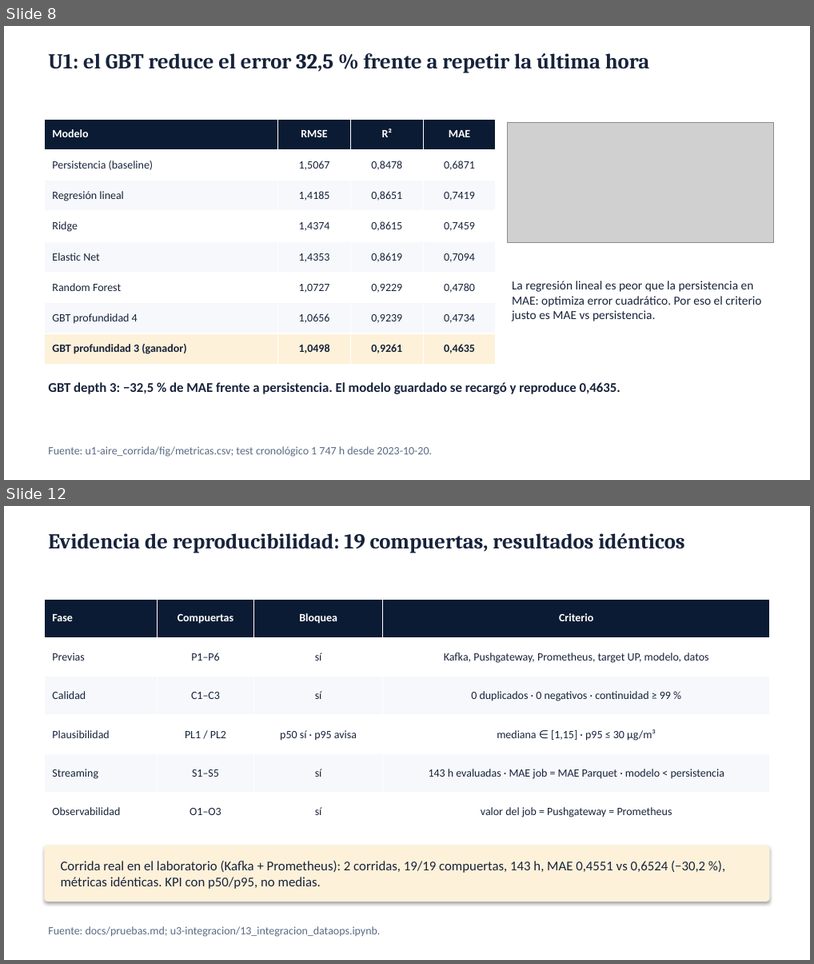
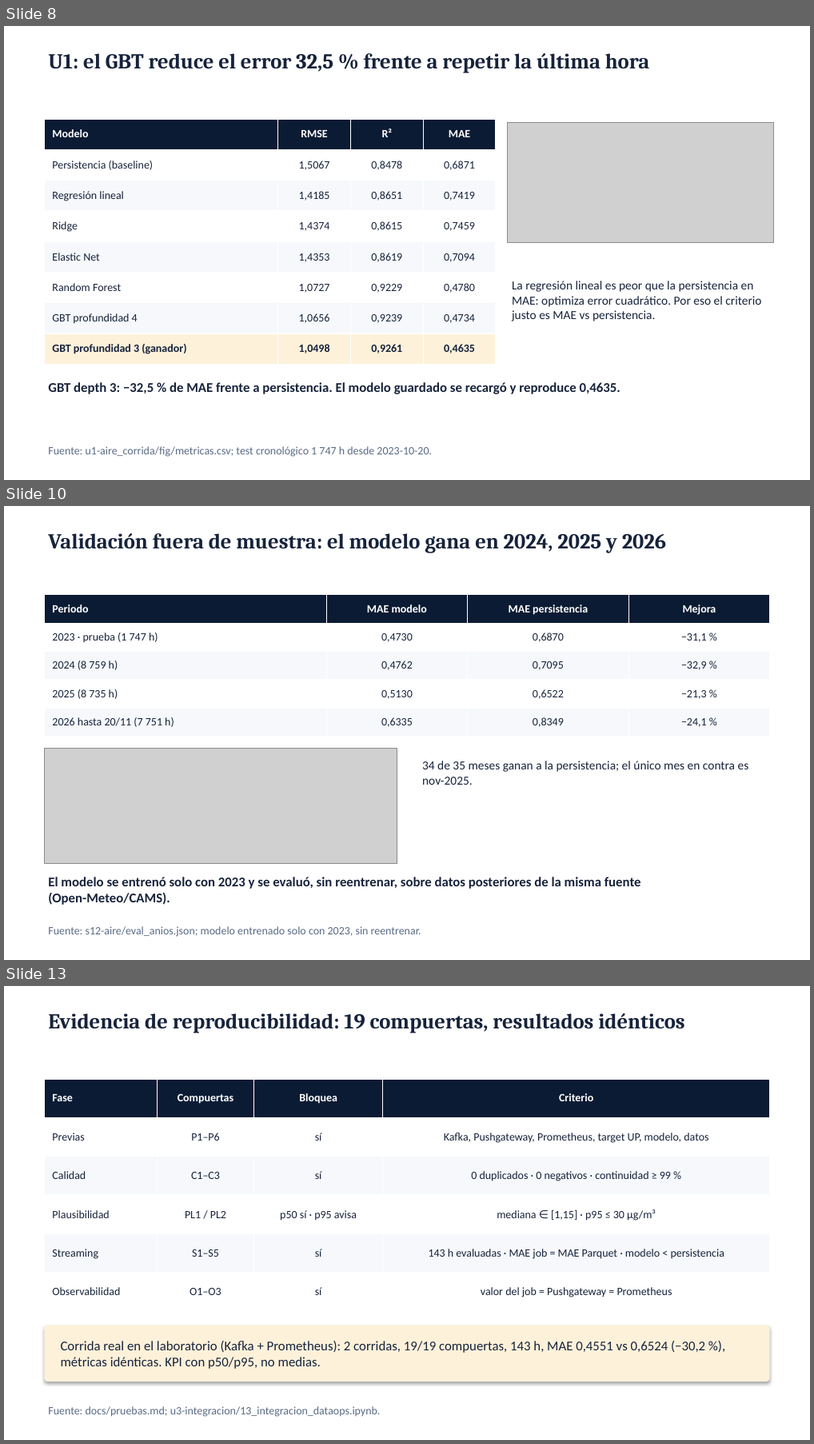
Before and after one commit to Lanzeloth03/lambda26-bigdata, a slide deck: presentacion/EcoData_U1_U2_Aire_Lanzeloth.pptx. Shown one above the other, each under a label of ours: slides 8 and 12 before the commit, slides 8, 10 and 13 after it; the slides between them are not shown. The pictures are 814x964 and 814x1444 pixels, drawn with LibreOffice and Linux fonts; fonts in the diff are those of the drawing; grey boxes stand for pictures. Boxes give left, top, right and bottom in pixels: in the first picture for what was removed or moved away, otherwise in the second. Text is boxed around its words. In the diff, an @@ line names an element or a change of style, - is before the commit and + after.

```diff
--- a/presentacion/EcoData_U1_U2_Aire_Lanzeloth.pptx
+++ b/presentacion/EcoData_U1_U2_Aire_Lanzeloth.pptx
@@ slide 10 added at (4, 506, 810, 960), background #FFFFFF @@
@@ text added at (48, 533, 666, 553), 19 pt, text #17233B, bold @@
+Validación fuera de muestra: el modelo gana en 2024, 2025 y 2026
@@ table added at (44, 595, 770, 736), 5 rows, 4 columns @@
+Periodo | MAE modelo | MAE persistencia | Mejora
+2023 · prueba (1 747 h) | 0,4730 | 0,6870 | −31,1 %
+2024 (8 759 h) | 0,4762 | 0,7095 | −32,9 %
+2025 (8 735 h) | 0,5130 | 0,6522 | −21,3 %
+2026 hasta 20/11 (7 751 h) | 0,6335 | 0,8349 | −24,1 %
@@ picture added at (44, 748, 397, 864) @@
@@ text added at (422, 760, 750, 784), 11 pt, text #17233B @@
+34 de 35 meses ganan a la persistencia; el único mes en contra es nov-2025.
@@ text added at (48, 876, 642, 904), 12 pt, text #17233B, bold @@
+El modelo se entrenó solo con 2023 y se evaluó, sin reentrenar, sobre datos posteriores de la misma fuente (Open-Meteo/CAMS).
@@ text added at (48, 926, 422, 936), 10 pt, text #5A6B85 @@
+Fuente: s12-aire/eval_anios.json; modelo entrenado solo con 2023, sin reentrenar.
@@ what was slide 12 is now slide 13 @@
```
Also in this commit, not shown: 8 slides changed, 16 other files.
